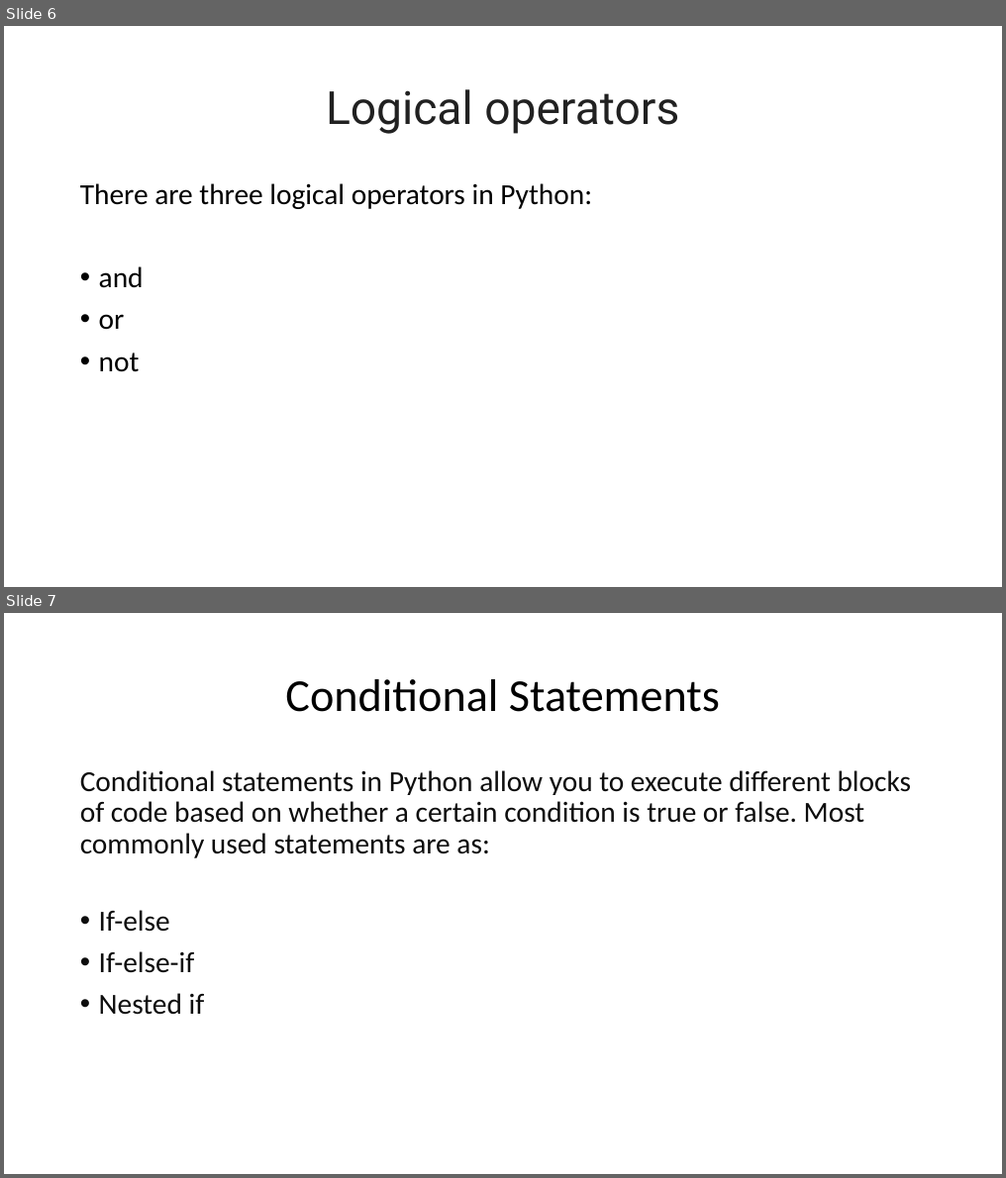
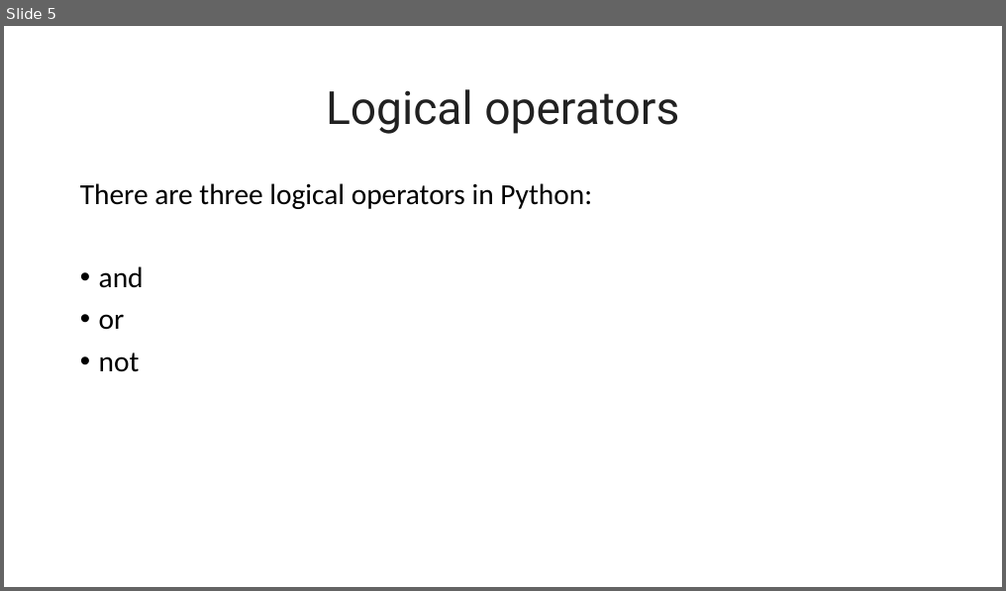
Before and after one commit to sikander-nawaz/Python_Volunteer_Teaching, a slide deck: Class 5/Operator.pptx. Shown one above the other, each under a label of ours: slides 6 and 7 before the commit, slide 5 after it. The pictures are 1006x1178 and 1006x591 pixels, drawn with LibreOffice and Linux fonts; fonts in the diff are those of the drawing. Boxes give left, top, right and bottom in pixels: in the first picture for what was removed or moved away, otherwise in the second. Text is boxed around its words. In the diff, an @@ line names an element or a change of style, - is before the commit and + after.

```diff
--- a/Class 5/Operator.pptx
+++ b/Class 5/Operator.pptx
@@ slide 7 removed at (4, 613, 1002, 1174), background #FFFFFF @@
@@ title removed at (285, 679, 720, 712) @@
-Conditional Statements
@@ text removed at (80, 770, 912, 1015) @@
-Conditional statements in Python allow you to execute different blocks of code based on whether a certain condition is true or false. Most commonly used statements are as:
-• If-else
-• If-else-if
-• Nested if
@@ what was slide 6 is now slide 5 @@
```
Also in this commit, not shown: 1 slide changed, 3 other slides removed, 1 other file.
